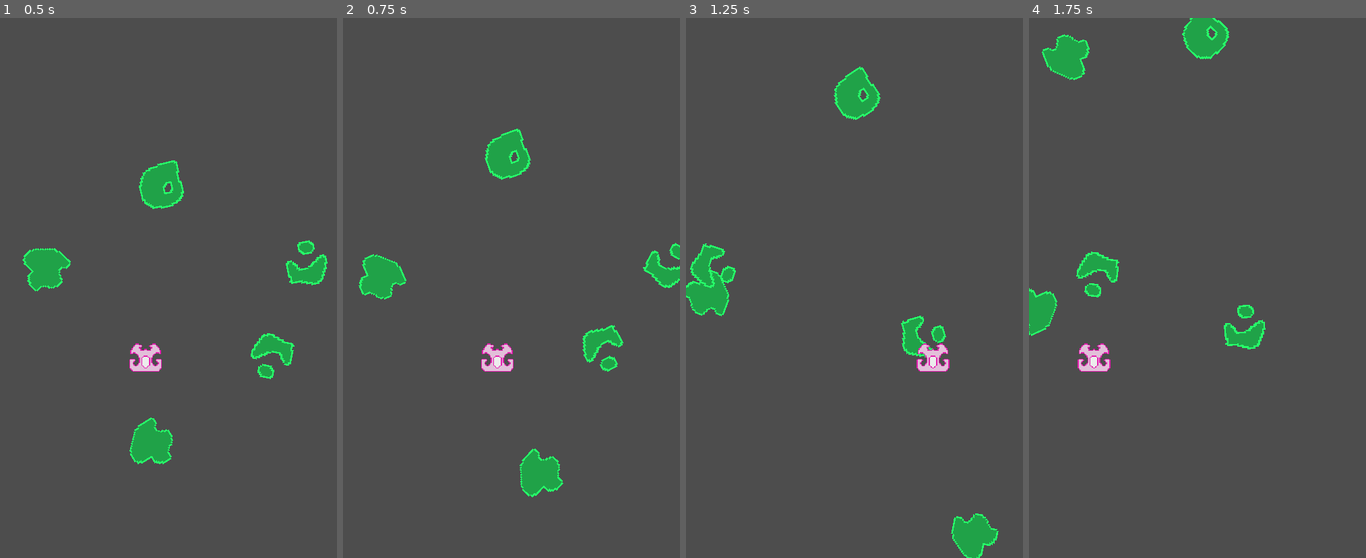
Above: before the commit, frames 1-4 (left to right).
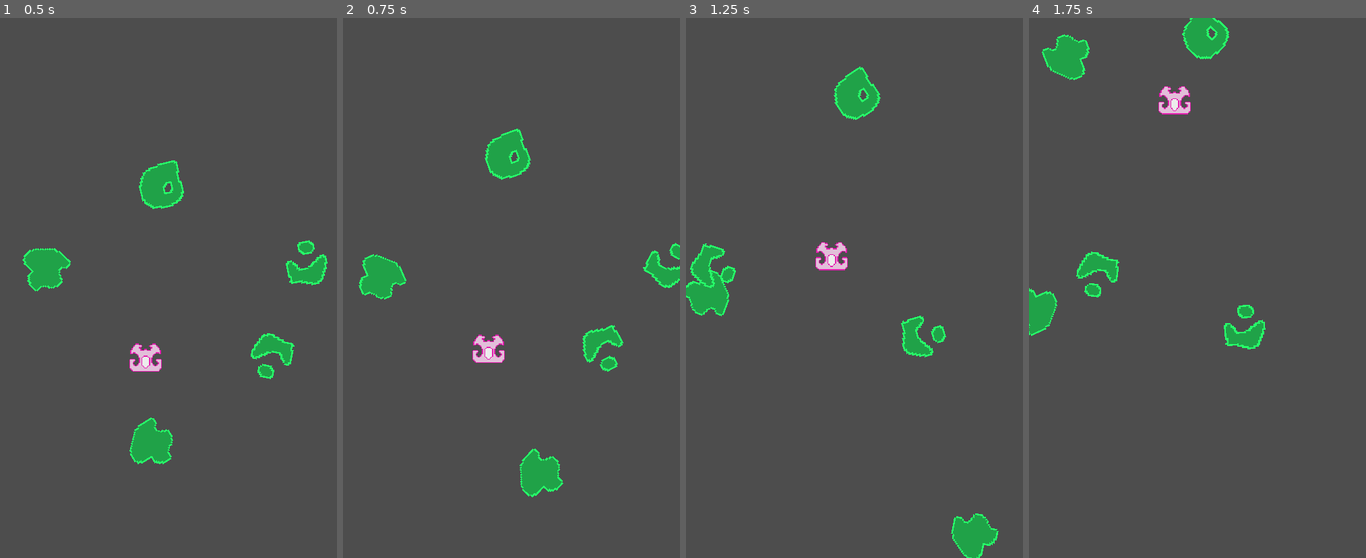
Above: after the commit, the same moments.

Repository: ColdPandaExpress/spacerocks-unblinky
Game: Godot game, scene res://Main/Main.tscn
The game is run twice, just before and just after one commit, with the same random seed, the same clock (stepped at 60 frames per second) and the same inputs.
Inputs (mouse positions are in pixels of both pictures, inside the frame that each line leads up to):
- Up to frame 1 (0.5 s): no input
- Up to frame 2 (0.75 s): move the mouse to (585, 261) at 0.52 s; hold Right mouse button (thrust) from 0.53 s (still down)
- Up to frame 3 (1.25 s): keep holding Right mouse button (thrust)
- Up to frame 4 (1.75 s): move the mouse to (1130, 315) at 1.27 s; release Right mouse button (thrust) at 1.28 s; click (1130, 315) at 1.35 s; right-click (1130, 315) at 1.55 s

Frame 1 is identical in both runs. In frame 2, 0.5% of the frame differs, in the area x 38-51%, y 58-66%; in frame 3, 0.7%, in the area x 38-79%, y 41-66%; in frame 4, 0.7%.

Commit message:
Working bullet and ship. Inconsistent on zero degrees.

Diff:
--- a/Code/Bullet/Bullet.gd
+++ b/Code/Bullet/Bullet.gd
@@ -1,9 +1,9 @@
-extends Area2D
+extends ScreenWrapper
 class_name Bullet
 
 @onready var timer = $Timer
 
-var speed: float = 600 # Px / sec.
+var speed: float = 600 # px / sec.
 var direction: Vector2
 
 func _ready():
@@ -14,6 +14,9 @@
 	queue_free()
 
 
-#func _process(delta):
-#	direction = Vector2
-#	position += velocity * delta
+func _process(delta):
+	super._process(delta)
+
+	var direction = Vector2(cos(rotation), -sin(rotation))
+	direction.y *= -1
+	position += direction * speed * delta
--- a/Code/Bullet/Bullet.tscn
+++ b/Code/Bullet/Bullet.tscn
@@ -5,7 +5,7 @@
 [sub_resource type="CircleShape2D" id="CircleShape2D_mjmhp"]
 
 [sub_resource type="RectangleShape2D" id="RectangleShape2D_sbn22"]
-size = Vector2(7, 49)
+size = Vector2(50, 6)
 
 [node name="Bullet" type="Area2D"]
 script = ExtResource("1_7q670")
@@ -14,7 +14,7 @@
 shape = SubResource("CircleShape2D_mjmhp")
 
 [node name="CollisionShape2D2" type="CollisionShape2D" parent="."]
-position = Vector2(-0.5, 21.5)
+position = Vector2(-22, 0)
 shape = SubResource("RectangleShape2D_sbn22")
 
 [node name="Timer" type="Timer" parent="."]
--- a/Code/Ship/Ship.gd
+++ b/Code/Ship/Ship.gd
@@ -21,8 +21,8 @@
 	# Thrust.
 	if Input.is_action_pressed("thrust"):
 		print("Thrust")
-		var direction = Vector2(cos(rotation), -sin(rotation))
-		direction.y *= -1
+		var direction = Vector2(-cos(deg_to_rad(rotation_degrees + 90)), sin(deg_to_rad(rotation_degrees - 90)))
+#		direction.y *= -1
 		velocity += direction * thrust_power
 
 	# Fire.
